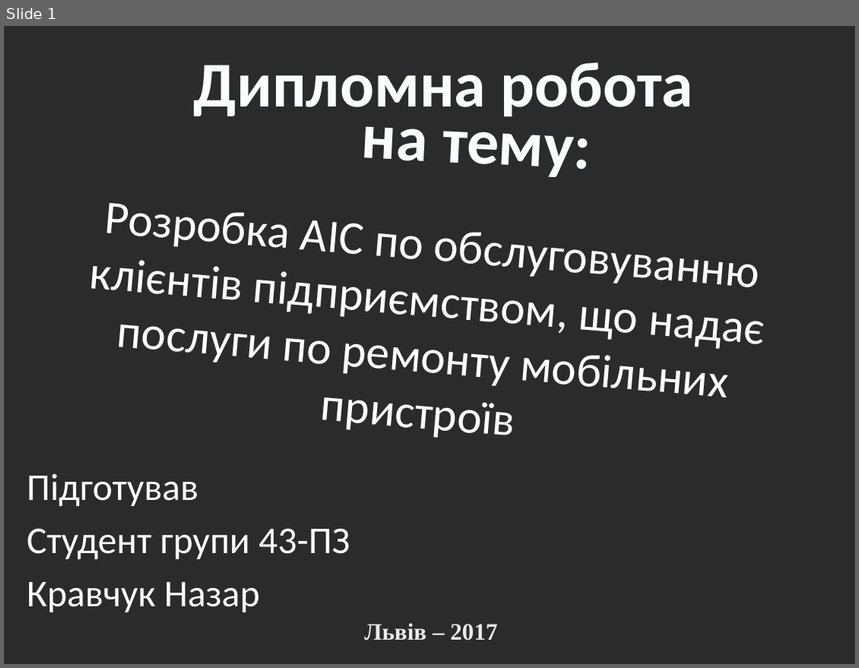
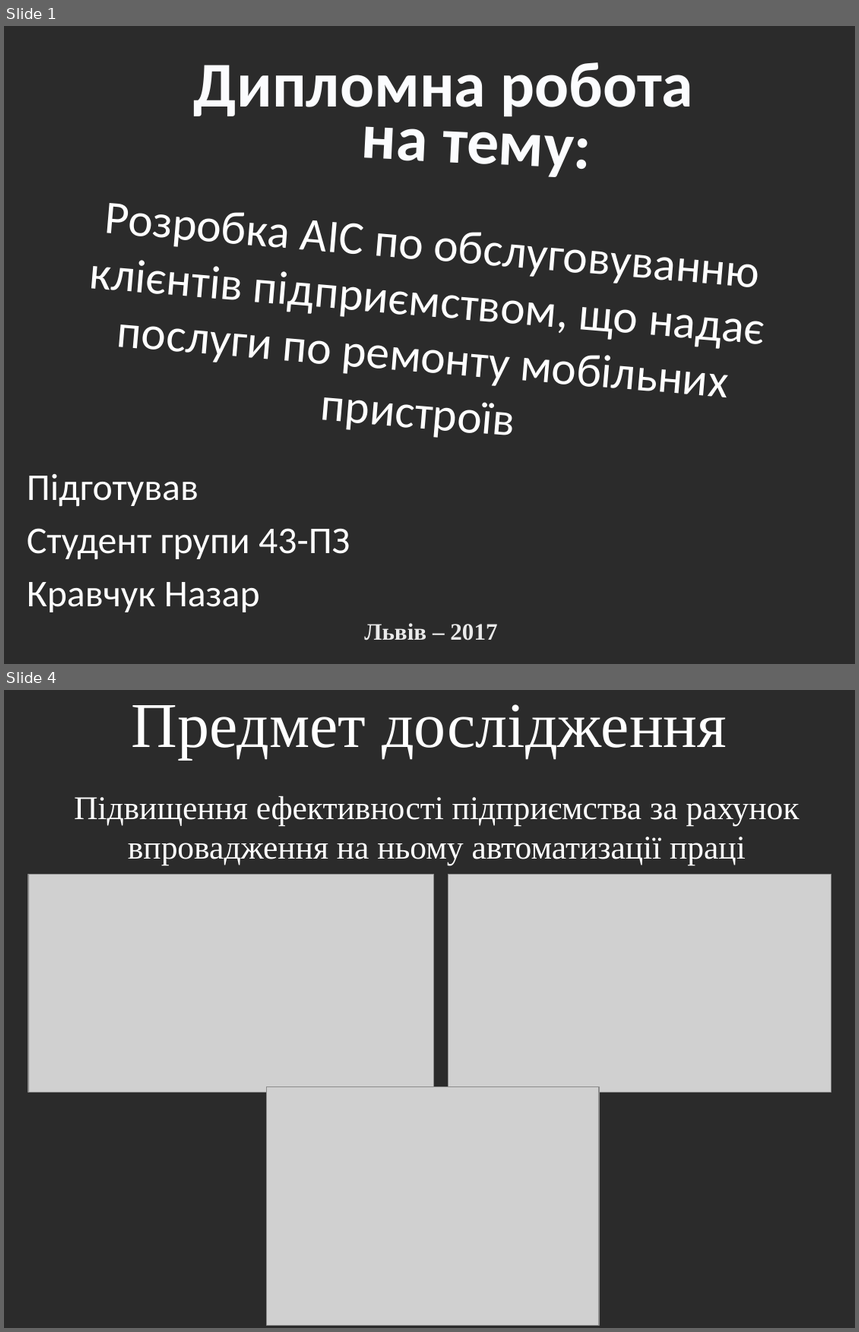
Before and after one commit to naziway/GraduateWork, a slide deck: prezentation/дипломна_презентація.pptx. Shown one above the other, each under a label of ours: slide 1 before the commit, slides 1 and 4 after it; the slides between them are not shown. The pictures are 859x668 and 859x1332 pixels, drawn with LibreOffice and Linux fonts; fonts in the diff are those of the drawing; grey boxes stand for pictures; background and template pictures are left out; a plain dark background stands for a picture behind light text. Boxes give left, top, right and bottom in pixels: in the first picture for what was removed or moved away, otherwise in the second. Text is boxed around its words. In the diff, an @@ line names an element or a change of style, - is before the commit and + after.

```diff
--- a/prezentation/дипломна_презентація.pptx
+++ b/prezentation/дипломна_презентація.pptx
@@ slide 4 added at [4, 690, 855, 1328], background picture (left out) @@
@@ text added at [132, 704, 727, 759], 54 pt, text #FFFFFF @@
+Предмет дослідження
@@ text added at [74, 796, 800, 866], 28 pt, text #FFFFFF @@
+Підвищення ефективності підприємства за рахунок впровадження на ньому автоматизації праці
@@ picture added at [28, 875, 435, 1093] @@
@@ picture added at [449, 875, 832, 1093] @@
@@ picture added at [266, 1087, 599, 1326] @@
```
Also in this commit, not shown: 2 other slides added, 1 slide removed, 9 other files.
